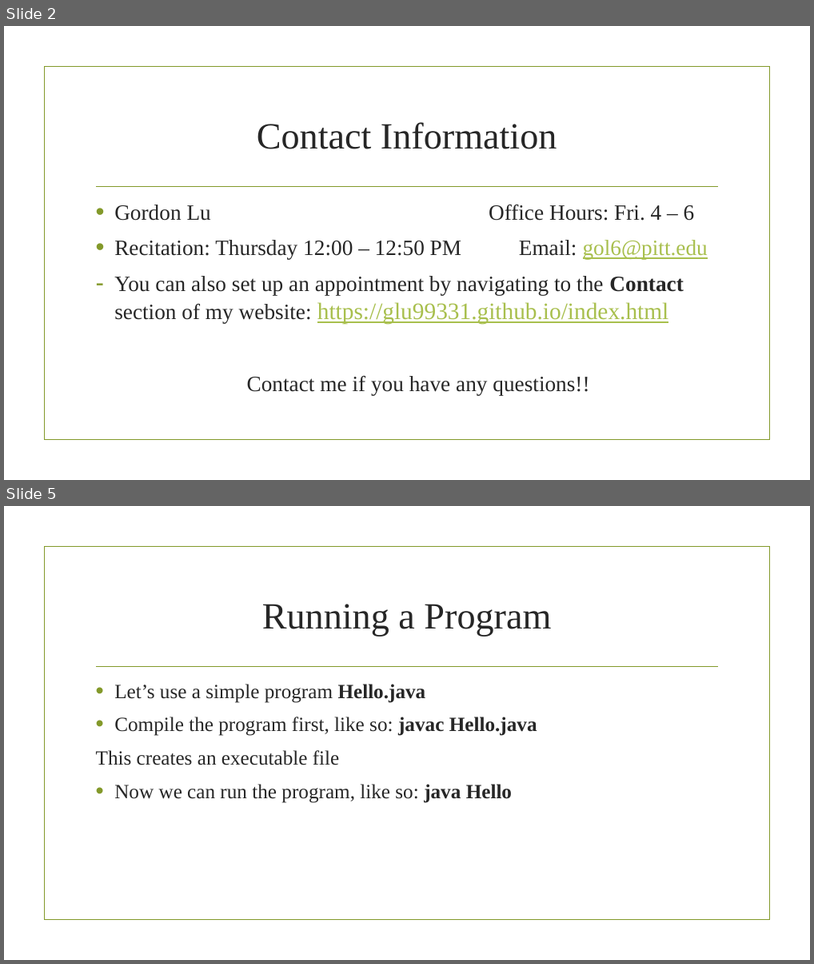
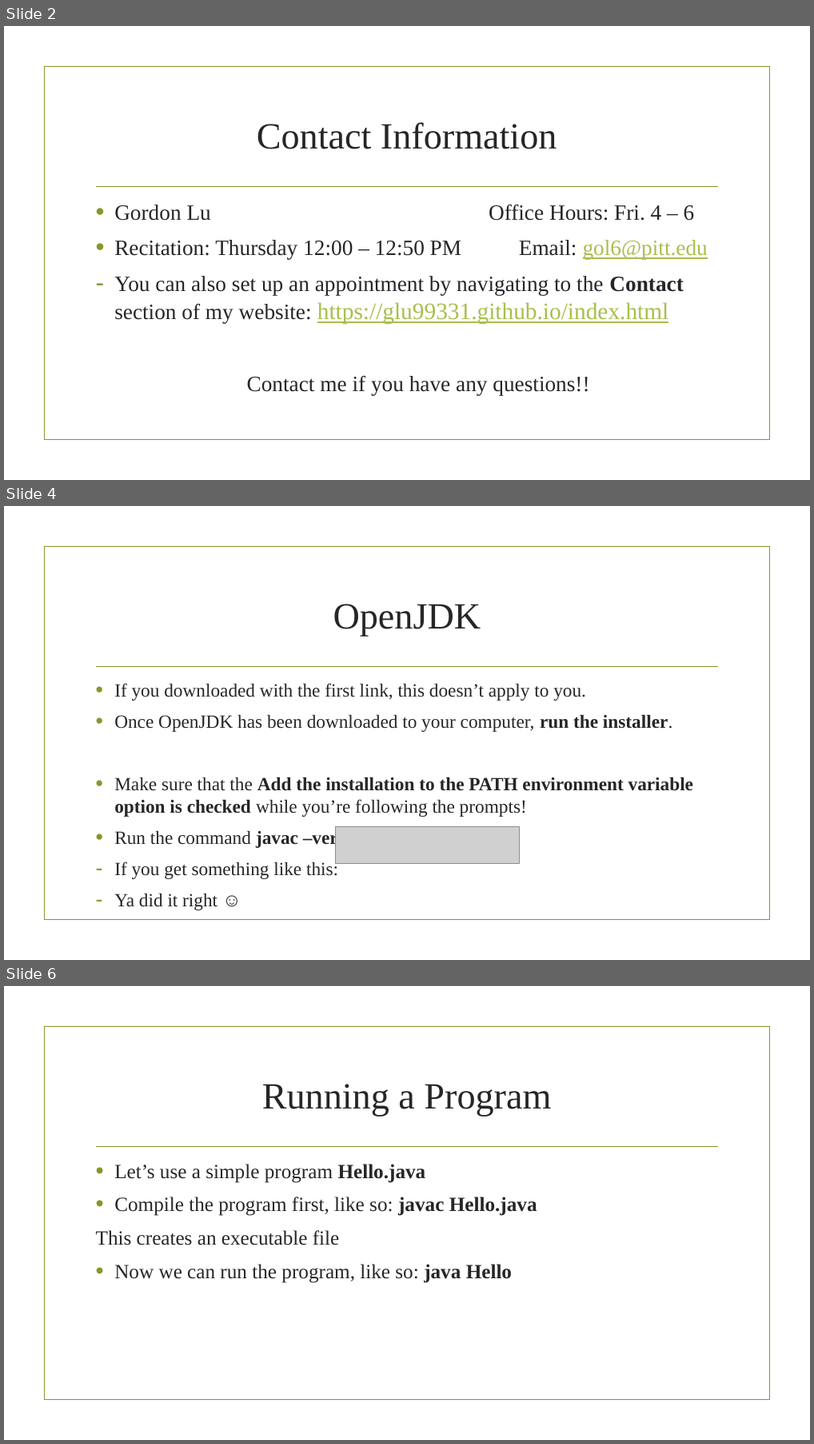
Before and after one commit to glu99331/glu99331.github.io, a slide deck: files/CS0007/CS_0007_Recitation_1.pptx. Shown one above the other, each under a label of ours: slides 2 and 5 before the commit, slides 2, 4 and 6 after it; the slides between them are not shown. The pictures are 814x964 and 814x1444 pixels, drawn with LibreOffice and Linux fonts; fonts in the diff are those of the drawing; grey boxes stand for pictures; background and template pictures are left out. Boxes give left, top, right and bottom in pixels: in the first picture for what was removed or moved away, otherwise in the second. Text is boxed around its words. In the diff, an @@ line names an element or a change of style, - is before the commit and + after.

```diff
--- a/files/CS0007/CS_0007_Recitation_1.pptx
+++ b/files/CS0007/CS_0007_Recitation_1.pptx
@@ slide 4 added at (4, 506, 810, 960), background picture (left out); not listed: 2 template elements that a slide beside it also shows @@
@@ title added at (334, 604, 482, 636), 44 pt, text #262626 @@
+OpenJDK
@@ text added at (114, 683, 694, 906), 22.2 pt, text #262626 @@
+• If you downloaded with the first link, this doesn’t apply to you.
+• Once OpenJDK has been downloaded to your computer, run the installer.
+• Make sure that the Add the installation to the PATH environment variable option is checked while you’re following the prompts!
+• Run the command javac –version
+– If you get something like this:
+– Ya did it right ☺
@@ picture added at (336, 827, 520, 863) @@
@@ what was slide 5 is now slide 6 @@
```
Also in this commit, not shown: 2 slides changed.
